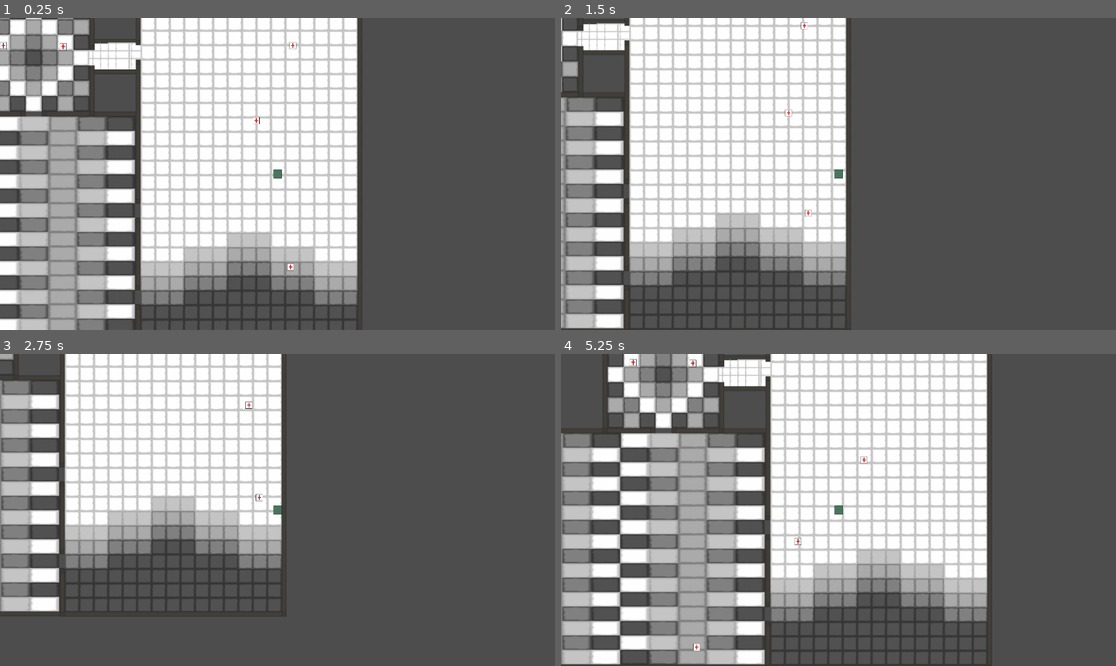
Above: before the commit, frames 1-4 (two rows, left to right).
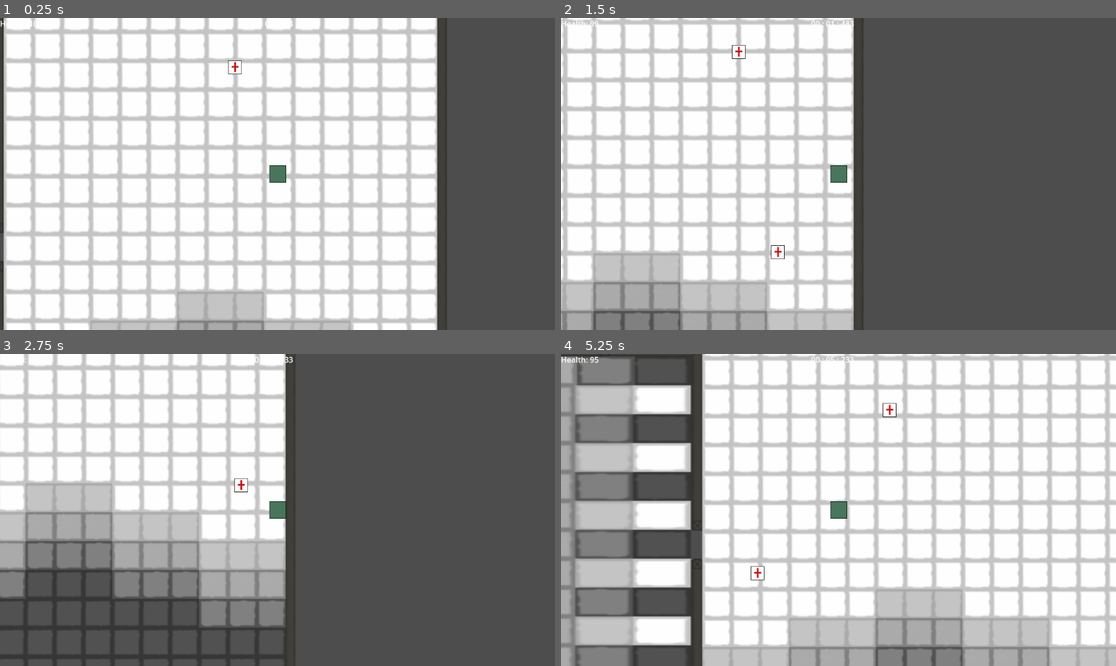
Above: after the commit, the same moments.

Repository: BZOgletree/piratesoftware-game-jab-01-2025
Game: Godot game, scene res://Scenes/Floor1/floor1.tscn
Two runs of this game, one before a commit and one after it. Both use one fixed random seed, a clock stepped at 60 frames per second and the inputs below.
Inputs:
- Up to frame 1 (0.25 s): no input
- Up to frame 2 (1.5 s): hold D (Right) 0.53-1.28 s; tap E (Bite) at 0.6, 1.35 s; hold S (Down) from 1.28 s (still down)
- Up to frame 3 (2.75 s): release S (Down) at 2.03 s; hold D (Right) from 2.03 s (still down); tap Q (Claw) at 2.1 s; tap E (Bite) at 2.3 s
- Up to frame 4 (5.25 s): release D (Right) at 2.78 s; hold W (Up) 2.78-3.53 s; tap E (Bite) at 2.85, 3.6, 4.55, 5.1 s; hold A (Left) 3.53-5.03 s; tap Q (Claw) at 4.35 s; hold S (Down) from 5.03 s (still down)

The runs differ from the first frame. In frame 1, 58% of the frame differs, in the area x 0-81%, y 0-100%; in frame 2, 37%; in frame 3, 27%; in frame 4, 79%, in the area x 0-100%, y 0-100%.

Commit message:
Get the HUD working with a timer and health depletion

Diff:
--- a/game-jam-2025/Scenes/Floor1/floor1.tscn
+++ b/game-jam-2025/Scenes/Floor1/floor1.tscn
@@ -11,6 +11,8 @@
 [ext_resource type="PackedScene" uid="uid://b5onfjpq3c8uj" path="res://Scenes/escape_location.tscn" id="9_b3ht4"]
 [ext_resource type="PackedScene" uid="uid://b3xdpwwq5umf2" path="res://Scenes/Floor1/f1frr.tscn" id="10_yp5ah"]
 [ext_resource type="PackedScene" uid="uid://i6f3rqocfjek" path="res://Scenes/workstation_waypoint.tscn" id="11_4vcwp"]
+[ext_resource type="PackedScene" uid="uid://6s2y2bkxqfef" path="res://Scenes/hud.tscn" id="12_j50ky"]
+[ext_resource type="PackedScene" uid="uid://bcosepain78m5" path="res://Scenes/stopwatch.tscn" id="13_y7fhg"]
 
 [sub_resource type="NavigationPolygon" id="NavigationPolygon_xtt3k"]
 vertices = PackedVector2Array(17.7656, 17.3203, -19.1797, 18.2109, -17.0625, -16.9688, 17.2344, -17.5)
@@ -137,10 +139,12 @@
 [node name="f1fl" parent="." instance=ExtResource("10_yp5ah")]
 position = Vector2(2041.16, 6.57843)
 
-[node name="Player" parent="." instance=ExtResource("2_ad7us")]
+[node name="Player" parent="." node_paths=PackedStringArray("hud") instance=ExtResource("2_ad7us")]
 position = Vector2(2104.36, 121.313)
+hud = NodePath("../HUD")
 
 [node name="Camera2D" type="Camera2D" parent="Player"]
+zoom = Vector2(2, 2)
 
 [node name="Mark" parent="." node_paths=PackedStringArray("player", "escape_location", "escape_waypoint_1", "escape_waypoint_2", "escape_waypoint_3", "escape_waypoint_4", "escape_waypoint_5", "workstation_waypoint_1", "workstation_waypoint_2") instance=ExtResource("3_pycy6")]
 position = Vector2(2120, 328)
@@ -595,3 +599,7 @@
 
 [node name="Geoff2" parent="." instance=ExtResource("11_4vcwp")]
 position = Vector2(2188.92, -111.005)
+
+[node name="HUD" parent="." instance=ExtResource("12_j50ky")]
+
+[node name="Stopwatch" parent="." instance=ExtResource("13_y7fhg")]
--- /dev/null
+++ b/game-jam-2025/Scenes/hud.gd
@@ -0,0 +1,31 @@
+extends CanvasLayer
+
+@export var stopwatch_label: Label
+@export var health_label: Label
+
+var stopwatch: Stopwatch
+var time = 0.0
+var health = 100
+
+# Called when the node enters the scene tree for the first time.
+func _ready() -> void:
+	stopwatch = get_tree().get_first_node_in_group("stopwatch")
+	pass # Replace with function body.
+
+
+# Called every frame. 'delta' is the elapsed time since the previous frame.
+func _process(delta: float) -> void:
+	update_stopwatch_label()
+	time += delta
+	var sec = fmod(time, 60)
+	update_health_label(sec)
+	pass
+
+func update_stopwatch_label():
+	stopwatch_label.text = stopwatch.time_to_string()
+
+func update_health_label(sec):
+	if health > 100:
+		health_label.text = 'Health: ' + str(100 - int(sec))
+	else:
+		health_label.text = 'Health: ' + str(health - int(sec))
--- /dev/null
+++ b/game-jam-2025/Scenes/hud.tscn
@@ -0,0 +1,23 @@
+[gd_scene load_steps=2 format=3 uid="uid://6s2y2bkxqfef"]
+
+[ext_resource type="Script" path="res://Scenes/hud.gd" id="1_20m51"]
+
+[node name="HUD" type="CanvasLayer" node_paths=PackedStringArray("stopwatch_label", "health_label")]
+script = ExtResource("1_20m51")
+stopwatch_label = NodePath("TimerLabel")
+health_label = NodePath("HealthLabel")
+
+[node name="HealthLabel" type="Label" parent="."]
+offset_right = 40.0
+offset_bottom = 23.0
+text = "Health: 100"
+
+[node name="TimerLabel" type="Label" parent="."]
+anchors_preset = 5
+anchor_left = 0.5
+anchor_right = 0.5
+offset_left = -57.5
+offset_right = 57.5
+offset_bottom = 23.0
+grow_horizontal = 2
+text = "00:00:000"
--- /dev/null
+++ b/game-jam-2025/Scenes/stopwatch.tscn
@@ -0,0 +1,6 @@
+[gd_scene load_steps=2 format=3 uid="uid://bcosepain78m5"]
+
+[ext_resource type="Script" path="res://Scripts/stopwatch.gd" id="1_6w6qt"]
+
+[node name="Stopwatch" type="Node" groups=["stopwatch"]]
+script = ExtResource("1_6w6qt")
--- a/game-jam-2025/Scripts/player.gd
+++ b/game-jam-2025/Scripts/player.gd
@@ -1,6 +1,7 @@
 extends CharacterBody2D
 const speed = 200
 
+@export var hud: CanvasLayer
 @onready var area2D = $Area2D
 var kill_state = false
 var break_barrier = false
@@ -24,14 +25,12 @@
 
 func _on_area_2d_area_entered(area: Area2D) -> void:
 	var layer = area.get_collision_layer()
-	print(area.get_collision_layer())
 	if layer == 6:
 		kill_state = true
 		print("Can kill")
 	if layer == 7:
 		break_barrier = true
 		print('Can break')
-	kill_state = true
 	collision = area
 
 func _on_area_2d_area_exited(area: Area2D) -> void:
@@ -41,6 +40,7 @@
 func check_for_kill():
 	if Input.is_action_just_pressed("Bite") && kill_state:
 		collision.get_parent().queue_free()
+		hud.health += 10
 
 func check_for_breaking_barrier():
 	if Input.is_action_just_pressed("Claw") && break_barrier:
--- /dev/null
+++ b/game-jam-2025/Scripts/stopwatch.gd
@@ -0,0 +1,21 @@
+extends Node
+class_name Stopwatch
+
+var time = 0.0
+var stopped = false
+
+func _process(delta: float) -> void:
+	if stopped:
+		pass
+	time += delta
+
+func reset():
+	time = 0.0
+
+func time_to_string() -> String:
+	var msec = fmod(time, 1) * 1000
+	var sec = fmod(time, 60)
+	var min = time / 60
+	var formatted_string = "%02d : %02d : %02d"
+	var actual_string = formatted_string % [min, sec, msec]
+	return actual_string
Not shown: 1 places in game-jam-2025/Scenes/Floor1/floor1.tscn that only renumber resources
